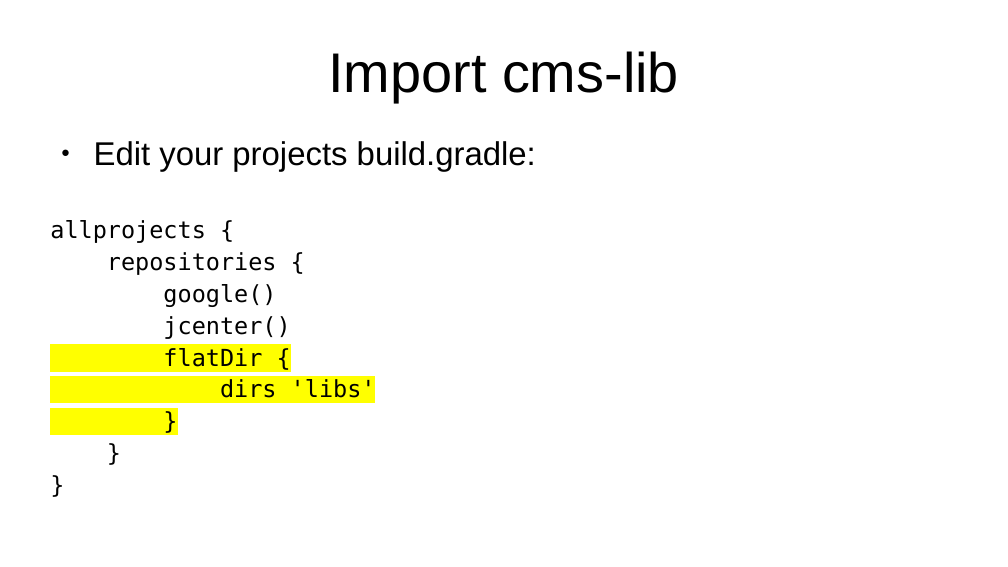
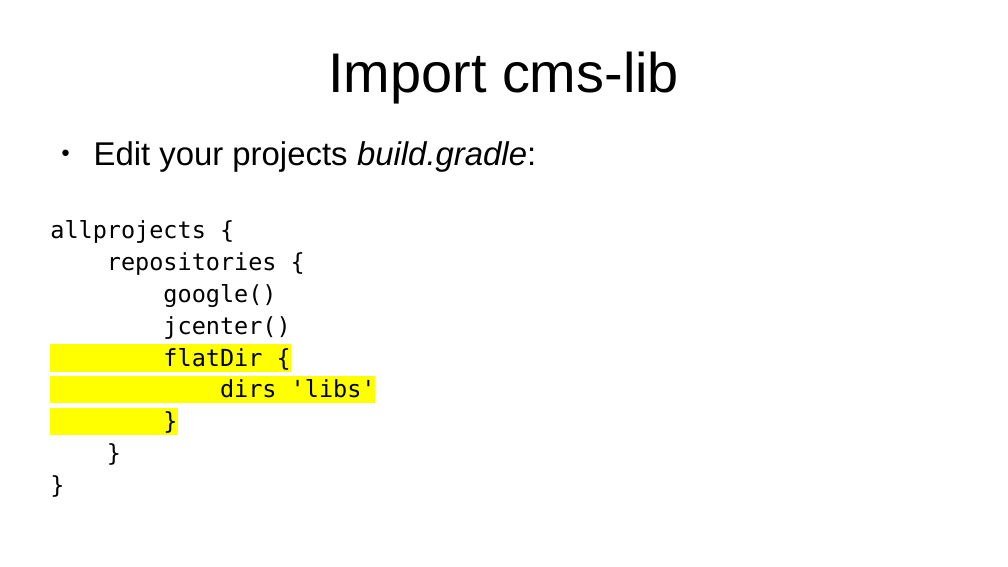
Before and after one commit to hanneseilers/PepperCMSBundle, a slide deck: slide 8 of doc/implementing pepper apps.odp. Drawn at 1008x567 pixels with LibreOffice and Linux fonts; fonts in the diff are those of the drawing. Boxes give left, top, right and bottom in pixels: in the first picture for what was removed or moved away, otherwise in the second. Text is boxed around its words. In the diff, an @@ line names an element or a change of style, - is before the commit and + after.

```diff
--- a/doc/implementing pepper apps.odp
+++ b/doc/implementing pepper apps.odp
@@ text at [94,141,536,172]: italic on in "build.gradle:" @@
```
Also in this commit, not shown: 3 other slides changed, 5 other files.
